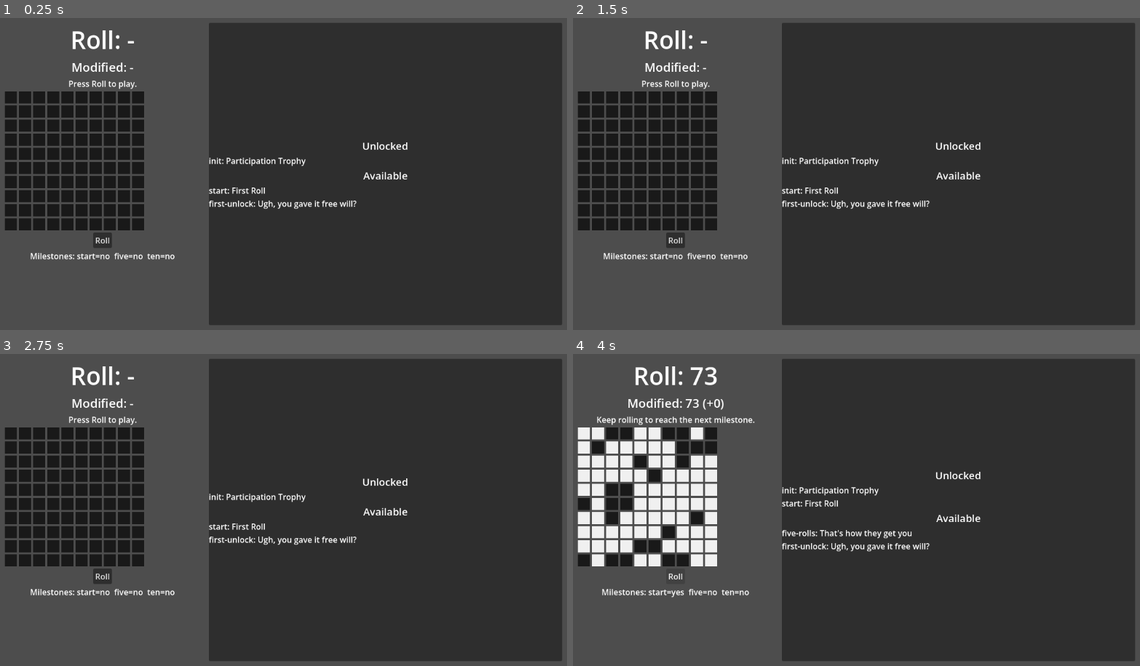
Above: before the commit, frames 1-4 (two rows, left to right).
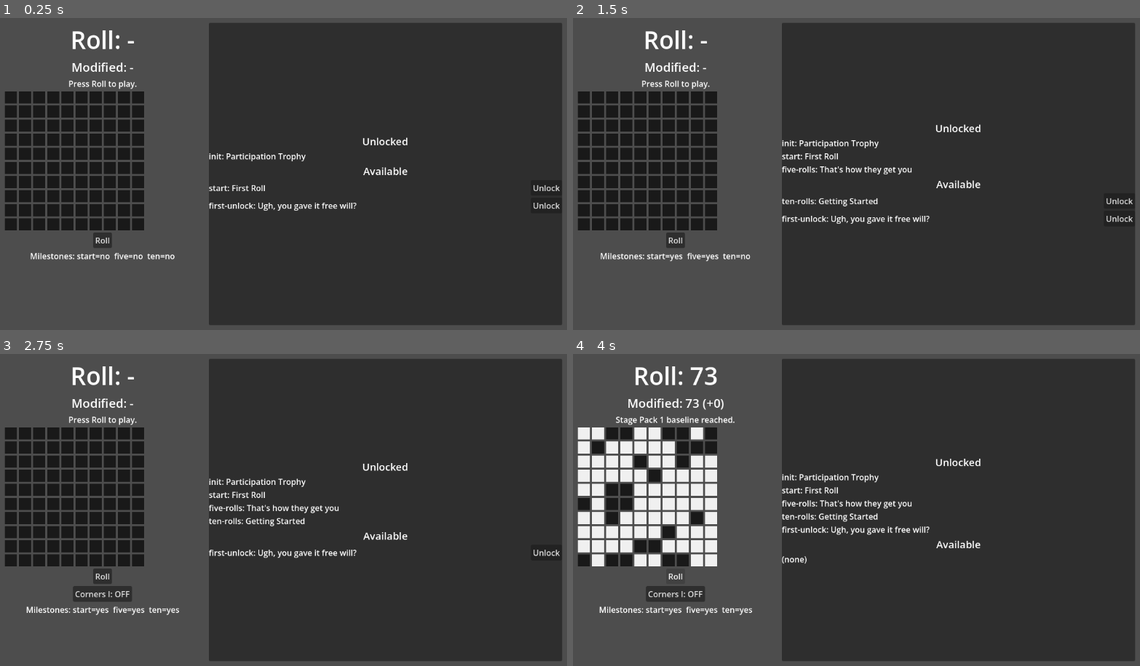
Above: after the commit, the same moments.

Repository: globalworming/dIOO
Game: Godot game, scene res://scenes/Main.tscn
Two runs of this game, one before a commit and one after it. Both use one fixed random seed, a clock stepped at 60 frames per second and the inputs below.
Inputs (mouse positions are in pixels of both pictures, inside the frame that each line leads up to):
- Up to frame 1 (0.25 s): no input
- Up to frame 2 (1.5 s): click (1117, 186) at 0.5 s, where only the run after the commit has a clickable "Unlock"; click (1117, 195) at 1.25 s, where only the run after the commit has a clickable "Unlock"
- Up to frame 3 (2.75 s): click (544, 538) at 2 s, where only the run after the commit has a clickable "Unlock"
- Up to frame 4 (4 s): click (1117, 553) at 2.75 s, where only the run after the commit has a clickable "Unlock"; click "Roll" at 3.5 s

The runs differ from the first frame. In frame 1, 1.3% of the frame differs, in the area x 36-99%, y 38-62%; in frame 2, 2.3%; in frame 3, 2.9%; in frame 4, 3.4%, in the area x 4-72%, y 20-84%.

Commit message:
start unlock, todos

Diff:
--- a/src/godot/scenes/Main.tscn
+++ b/src/godot/scenes/Main.tscn
@@ -112,9 +112,7 @@
 text = "Available"
 horizontal_alignment = 1
 
-[node name="AvailableList" type="Label" parent="MainSplit/AchievementsPanel/PanelVBox" unique_id=1235047947]
+[node name="AvailableList" type="VBoxContainer" parent="MainSplit/AchievementsPanel/PanelVBox" unique_id=1235047947]
 layout_mode = 2
 size_flags_horizontal = 3
 size_flags_vertical = 3
-text = "(none)"
-autowrap_mode = 2
--- a/src/godot/scripts/core/modifier_data.gd
+++ b/src/godot/scripts/core/modifier_data.gd
@@ -21,15 +21,6 @@
 			"id": "corners1",
 			"name": "Corners I",
 			"zones": _create_corners1_zones()
-		},
-		"3square_corners": {
-			"id": "3square_corners",
-			"name": "3x3 Corners",
-			"zones": [
-				1,0,1,
-				0,0,0,
-				1,0,1
-			]
 		}
 
 	}
--- a/src/godot/scripts/ui/main.gd
+++ b/src/godot/scripts/ui/main.gd
@@ -1,6 +1,7 @@
 extends Control
 
 const EngineScript = preload("res://scripts/core/game_engine.gd")
+const AchievementDataScript = preload("res://scripts/core/achievement_data.gd")
 const UiFormatterScript = preload("res://scripts/ui/ui_state_formatter.gd")
 
 const CELL_SIZE := Vector2(24, 24)
@@ -20,9 +21,9 @@
 @onready var achievements_panel: PanelContainer = $MainSplit/AchievementsPanel
 @onready var panel_vbox: VBoxContainer = $MainSplit/AchievementsPanel/PanelVBox
 @onready var unlocked_list: Label = $MainSplit/AchievementsPanel/PanelVBox/UnlockedList
-@onready var available_list: Label = $MainSplit/AchievementsPanel/PanelVBox/AvailableList
+@onready var available_list: VBoxContainer = $MainSplit/AchievementsPanel/PanelVBox/AvailableList
 
-var engine
+var engine: DiooGameEngine
 var grid_cells: Array[ColorRect] = []
 
 func _ready() -> void:
@@ -86,9 +87,8 @@
 	var available_defs: Array[Dictionary] = state.get_available_defs()
 
 	var unlocked_lines: Array[String] = UiFormatterScript.format_achievement_lines(unlocked_defs)
-	var available_lines: Array[String] = UiFormatterScript.format_achievement_lines(available_defs)
 	unlocked_list.text = "\n".join(unlocked_lines)
-	available_list.text = "\n".join(available_lines)
+	_rebuild_available_rows(available_defs)
 
 	modifier_controls.visible = state.can_use_modifiers()
 	modifier_toggle_button.text = "Corners I: %s" % ("ON" if state.modifier_active else "OFF")
@@ -101,3 +101,40 @@
 		total_rolls,
 		state.is_unlocked("ten-rolls")
 	)
+
+func _rebuild_available_rows(available_defs: Array[Dictionary]) -> void:
+	for child in available_list.get_children():
+		available_list.remove_child(child)
+		child.queue_free()
+
+	if available_defs.is_empty():
+		var placeholder := Label.new()
+		placeholder.text = "(none)"
+		available_list.add_child(placeholder)
+		return
+
+	for def in available_defs:
+		var achievement_id := String(def["id"])
+		var row := HBoxContainer.new()
+		row.size_flags_horizontal = Control.SIZE_EXPAND_FILL
+
+		var entry_label := Label.new()
+		entry_label.text = "%s: %s" % [achievement_id, String(def["name"])]
+		entry_label.size_flags_horizontal = Control.SIZE_EXPAND_FILL
+		entry_label.autowrap_mode = TextServer.AUTOWRAP_WORD_SMART
+		row.add_child(entry_label)
+
+		if _is_manual_unlockable(achievement_id):
+			var unlock_button := Button.new()
+			unlock_button.text = "Unlock"
+			unlock_button.pressed.connect(_on_manual_unlock_pressed.bind(achievement_id))
+			row.add_child(unlock_button)
+
+		available_list.add_child(row)
+
+func _is_manual_unlockable(achievement_id: String) -> bool:
+	return not AchievementDataScript.is_auto_unlockable(achievement_id, engine.state.stats, {})
+
+func _on_manual_unlock_pressed(achievement_id: String) -> void:
+	engine.state.unlock_manually(achievement_id)
+	_refresh_ui()
--- a/src/godot/tests/test_game_logic.gd
+++ b/src/godot/tests/test_game_logic.gd
@@ -8,7 +8,7 @@
 	_failures = 0
 	_test_initial_tree_state()
 	_test_first_roll_unlocks_start()
-	_test_manual_branch_is_available_from_start()
+	_test_manual_unlock_unlocks_achievement()
 	_test_milestones_unlock_at_expected_roll_counts()
 	_test_modifier_activation_gated_by_ten_rolls()
 	_test_modifier_bonus_applies_after_activation()
@@ -37,11 +37,17 @@
 			dot_count += 1
 	_assert_eq(dot_count, 42, "grid should contain exactly the rolled number of dots")
 
-func _test_manual_branch_is_available_from_start() -> void:
+func _test_manual_unlock_unlocks_achievement() -> void:
 	var engine = EngineScript.new()
+	var available_before: Array[String] = engine.state.get_available_ids()
+	_assert_true(available_before.has("first-unlock"), "first-unlock should be available before manual unlock")
+	_assert_true(not engine.state.is_unlocked("first-unlock"), "first-unlock should start locked")
+
 	var unlocked: bool = engine.state.unlock_manually("first-unlock")
 	_assert_true(unlocked, "first-unlock should be manually unlockable at session start")
 	_assert_true(engine.state.is_unlocked("first-unlock"), "first-unlock should stay unlocked once acquired")
+	var available_after: Array[String] = engine.state.get_available_ids()
+	_assert_true(not available_after.has("first-unlock"), "first-unlock should leave available list after unlock")
 
 func _test_milestones_unlock_at_expected_roll_counts() -> void:
 	var engine = EngineScript.new()
Not shown, changed: AGENTS.md
